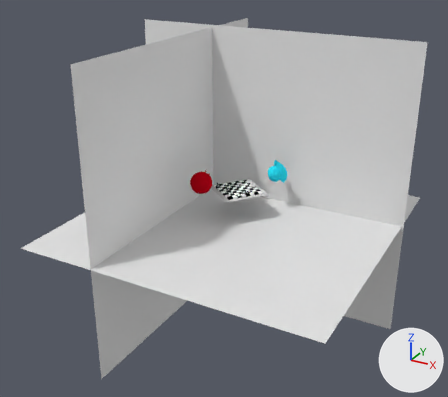
What one commit did to the Blender file Kamerafahrt/04-Shots/Shot3.blend.
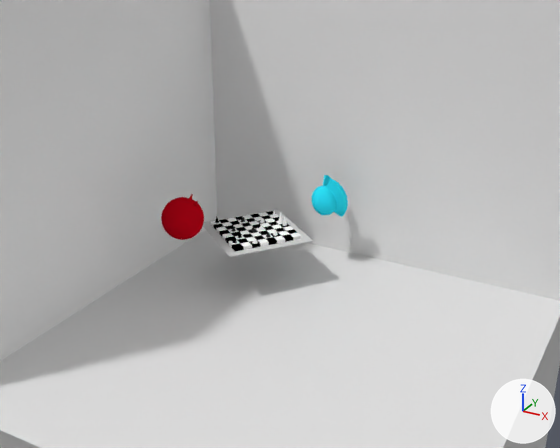
Each version appears first whole from a 50 mm lens placed at (31.2, -60.2, 32.7), pointed at (-1.3, -1.0, 3.0), and next in a close-up from a 50 mm lens placed at (22.6, -37.6, 23.8), pointed at (1.2, 1.3, 4.3). Arrows for +X, +Y and +Z are at lower right; the lights stay in place.

Objects in the first close-up: 'Angel', 'BauerSchwarz3', 'BauerSchwarz4', 'BauerWeiß2', 'BauerWeiß3.001', 'Boden', 'DameWeiß', 'KönigWeiß', 'TurmWeiß', 'Wand', 'Wand2', 'chess', 'devil'.
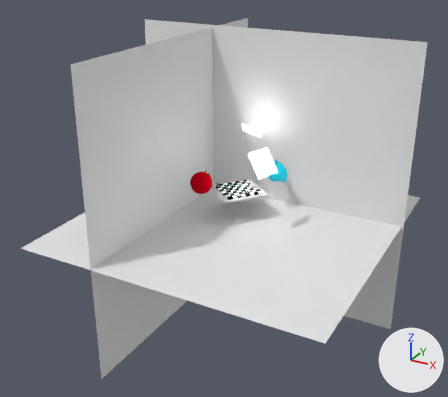
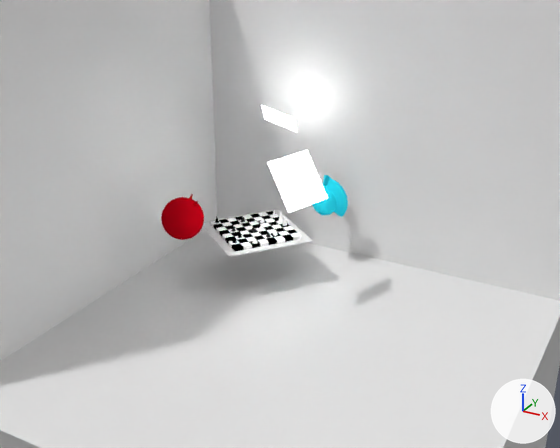
What changed in the scene script:
```text
Change mat_material_003:
    mat_material_003.base_color: (0.0, 0.0, 0.0) -> (1.0, 1.0, 1.0)  # black #000000 -> white #ffffff
Change mat_material_001:
    mat_material_001: diffuse_material('Material.001') -> emission_material('Material.001')
    mat_material_001.base_color: (1.0, 1.0, 1.0) -> (0.8, 0.8, 0.8)  # white #ffffff -> white #e7e7e7
    add mat_material_001.strength = 7.0
Change mat_material:
    mat_material: diffuse_material('Material') -> emission_material('Material')
    mat_material.base_color: (0.0276, 0.809, 1.0) -> (0.8, 0.8, 0.8)  # cyan #2ee8ff -> white #e7e7e7
    add mat_material.strength = 10.0
Change mat_material_005:
    mat_material_005.base_color: (0.549, 0.00202, 0.0107) -> (0.0254, 0.0254, 0.0254)  # red #c4071b -> black #2c2c2c
Add mat_material_006:
    mat_material_006 = diffuse_material('Material.006')
    mat_material_006.base_color = (0.0276, 0.809, 1.0)  # cyan #2ee8ff
Change me_cone_001:
    where me_cone_001.from_pydata(...)  # 33 vertices, 33 faces; spans x -1.0..1.0, y -1.0..1.0, z -1.0..1.0
    remove me_cone_001.materials.append(mat_material_002)  # white #ffffff
    add me_cone_001.materials.append(mat_material_003)  # white #ffffff
Change me_cone_003:
    where me_cone_003.from_pydata(...)  # 33 vertices, 33 faces; spans x -1.0..1.0, y -1.0..1.0, z -1.0..1.0
    remove me_cone_003.materials.append(mat_material_004)  # black #2c2c2c
    add me_cone_003.materials.append(mat_material_005)  # black #2c2c2c
Change me_sphere_001:
    where me_sphere_001.from_pydata(...)  # 530 vertices, 560 faces; spans x -1.8..1.0, y -1.0..1.69, z -1.32..1.49
    remove me_sphere_001.materials.append(mat_material)  # cyan #2ee8ff
    add me_sphere_001.materials.append(mat_material_006)  # cyan #2ee8ff
Change me_plane_005:
    used by ob_plane; location = (0.6, 0.19, 1.0); scale = (2.81, 2.81, 2.81)
    remove me_plane_005.from_pydata(...)  # 72 vertices, 36 faces; spans x -1.0..1.0, y -1.0..1.0, z 0.0
    remove me_plane_005.materials.append(mat_material_010)  # light grey #d3d3d3
    add me_plane_005.from_pydata(...)  # 4 vertices, 1 face; spans x -1.0..1.0, y -1.0..1.0, z 0.0
    me_plane_005 part 1
    68 vertices are removed from x -1.0..1.0, y -1.0..1.0, z 0.0
    36 faces are deleted
    1 new face joins them
    add me_plane_005.materials.append(mat_material_001)  # white #e7e7e7
Add me_plane_007:
    me_plane_007.from_pydata(...)  # 72 vertices, 36 faces; spans x -1.0..1.0, y -1.0..1.0, z 0.0
    me_plane_007.materials.append(mat_material_010)  # light grey #d3d3d3
Add me_plane_001_1:
    me_plane_001_1.from_pydata([(-1.0, -1.0, 0.0), (1.0, -1.0, 0.0), (-1.0, 1.0, 0.0), (1.0, 1.0, 0.0)], [], [(0, 1, 3, 2)])
    me_plane_001_1.materials.append(mat_material)  # white #e7e7e7
Change col_chess:
    remove col_chess.objects.link(ob_plane)
    add col_chess.objects.link(ob_plane_001)
Change ob_plane:
    ob_plane.location: (0.6, 0.19, 1.0) -> (3.57, -0.83, 8.35)
    ob_plane.rotation_euler: (0.0, 0.0, 0.0) -> (0.0437, 0.97, -0.31)  # degrees (0, 0, 0) -> degrees (2.5, 56, -18)
    ob_plane.scale: (2.81, 2.81, 2.81) -> (1.53, 1.53, 1.53)
Add ob_plane_001:
    ob_plane_001 = bpy.data.objects.new('Plane.001', me_plane_007)
    ob_plane_001.location = (0.597, 0.193, 1.0)
    ob_plane_001.scale = (2.81, 2.81, 2.81)
Add ob_hauptlicht:
    ob_hauptlicht = bpy.data.objects.new('Hauptlicht', me_plane_001_1)
    ob_hauptlicht.location = (-0.63, 4.58, 10.03)
    ob_hauptlicht.rotation_euler = (-0.71, 0.288, 0.161)  # degrees (-41, 17, 9.2)
    ob_hauptlicht.scale = (1.17, 1.17, 1.17)
```

Changed parts and their boxes (x1, y1, x2, y2) in the close-ups (560 x 448 px):
'chess', moved, turned, rescaled, surface changed (grey to white): (203, 210, 313, 257) in both
'Plane', now drawn: after (267, 150, 328, 213)
'devil', recoloured: (161, 194, 204, 240) in both
'Angel', recoloured: (312, 175, 348, 217) in both
'Hauptlicht', added: after (261, 105, 297, 132)
'KönigWeiß', recoloured: (278, 213, 283, 223) in both
'BauerWeiß2', recoloured: (252, 238, 258, 244) in both
'BauerWeiß3', recoloured: (258, 225, 263, 231) in both
'BauerWeiß', recoloured: (273, 230, 278, 236) in both
'SpielerSchwarz', recoloured: (238, 231, 242, 238) in both
'BauerSchwarz4', recoloured: (266, 232, 271, 238) in both
'TurmSchwarz2', recoloured: (215, 217, 219, 223) in both
'TurmWeiß', recoloured: (272, 211, 276, 217) in both
'BauerSchwarz2', recoloured: (251, 227, 256, 232) in both
'BauerSchwarz1', recoloured: (231, 227, 236, 232) in both
part 1 of me_plane_005, cut back: before (203, 210, 313, 257); after (267, 150, 328, 213)
